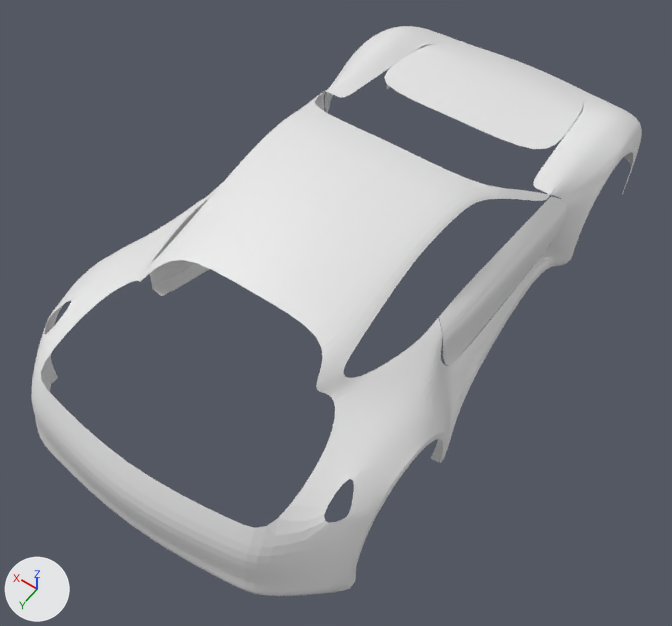
Two versions of the Blender file Modeling/Porsche 911/model.blend, one commit apart.
Both versions are drawn from a 50 mm lens placed at (-4.05, 6.39, 7.28), pointed at (-0.16, 0.93, -1.29). The axes (+X, +Y, +Z) are drawn at lower left. The lights are the same throughout.
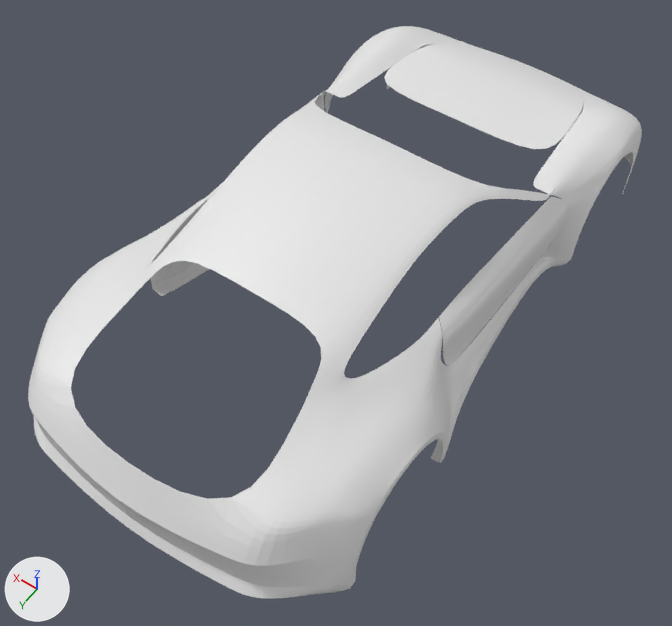
What changed in the scene script:
```text
Change me_plane:
    where me_plane.from_pydata(...)  # 272 vertices, 205 faces; spans x -1.12..1.26, y -3.92..4.8, z 0.0..2.1
    used by ob_plane; location = (0.0, -0.45, -0.53); rotation_euler = (0.0, 1.571, 0.0), in degrees (0, 90, 0)
    verts and faces of me_plane; kept vertices keep their numbers, new ones are numbered from 272
    before: 143 (-0.01, 3.64, 1.95), 144 (-0.21, 3.26, 1.76), 178 (-0.28, 3.26, 1.5), 180 (-0.58, 2.99, 1.08), 181 (-0.52, 2.81, 1.19)
    before: 182 (-0.5, 3.07, 1.13), 183 (-0.38, 2.88, 1.25), 258 (-0.05, 4.29, 1.53), 262 (0.07, 3.72, 1.95), 270 (-0.06, 4.35, 1.25)
    before: 271 (0.01, 4.0, 1.74)
    me_plane part 1
    add delete_vertices([182])  # with the faces that use them
    add delete_faces([(144, 271, 258, 178)])
    add verts[143] = (0.0, 3.66, 1.93)  # moved
    add verts[180] = (-0.54, 2.99, 1.05)  # moved
    add verts[181] = (-0.49, 2.81, 1.2)  # moved
    add verts[183] = (-0.41, 2.89, 1.28)  # moved
    add verts[272] = (-0.45, 3.19, 1.09)
    add verts[273] = (-0.07, 3.84, 1.76)
    add verts[274] = (-0.11, 4.05, 1.52)
    add verts[275] = (-0.16, 4.05, 1.33)
    add verts[276] = (-0.32, 3.29, 1.3)
    add verts[277] = (-0.4, 3.36, 1.11)
    add verts[278] = (-0.32, 3.34, 0.0)
    add edges += [(277, 278)]
    add faces += [(180, 181, 183, 272), (258, 274, 273, 271), (144, 273, 274, 178), (143, 262, 271, 273), (143, 273, 144), (270, 277, 276, 275)]
    add faces += [(258, 270, 275, 274), (178, 276, 272, 183), (178, 274, 275, 276), (272, 276, 277)]
```

Changed parts and their boxes (x1, y1, x2, y2) in the pictures (672 x 626 px):
'Plane', reshaped: before (31, 26, 642, 596); after (28, 26, 642, 599)
part 1 of me_plane, built on: before (45, 235, 378, 521); after (37, 235, 378, 535)
